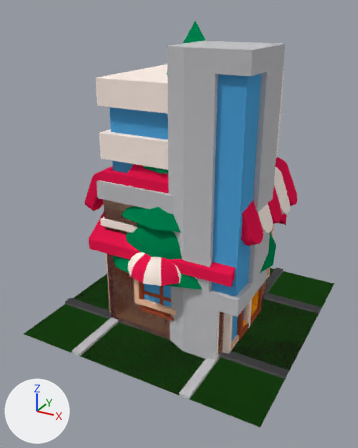
The Blender file Blender/KIA_World.blend, before and after one commit.
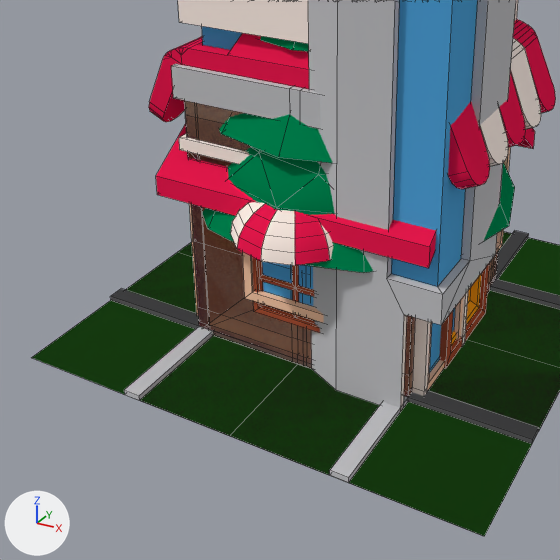
Each version is shown whole from a 50 mm lens placed at (3.36, -6.57, 4.81), pointed at (-0.07, -0.34, 1.69), then close up on the part from 2% to 84% of the width and 33% to 98% of the height. Lighting does not change. The marker at lower left points along +X, +Y and +Z. The close-ups show mesh edges as thin lines.

Objects in the first close-up: 'Grass', 'Gym', 'Home', 'Jeweler', 'Office', 'Restaurant', 'Road_I', 'Road_L', 'Road_T', 'Road_X', 'Tree_Deciduous', 'Tree_Evergreen'.
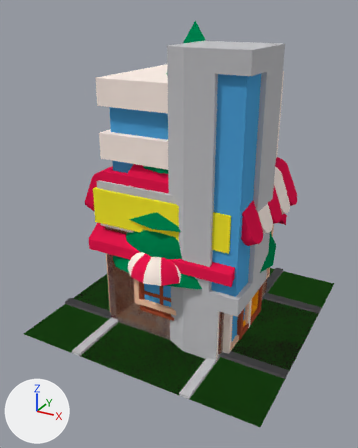
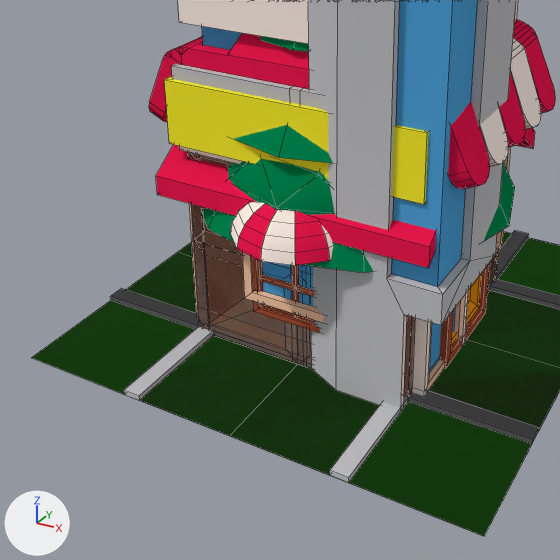
What differs and where, as boxes (x1, y1, x2, y2) in the close-ups (560 x 560 px):
'CarDealerJunky', added (yellow): after (164, 76, 498, 396)

The change, as a list of edits to the scene's bpy script:
```text
Add me_cube_002:
    me_cube_002.from_pydata(...)  # 432 vertices, 415 faces; spans x -1.1..1.1, y -1.1..1.1, z 0.0..3.47
    me_cube_002.materials.append(mat_colors)  # picture img_palette_png
Add ob_cardealerjunky:
    ob_cardealerjunky = bpy.data.objects.new('CarDealerJunky', me_cube_002)
    ob_cardealerjunky.location = (0.0, 0.0, 0.0)
```
